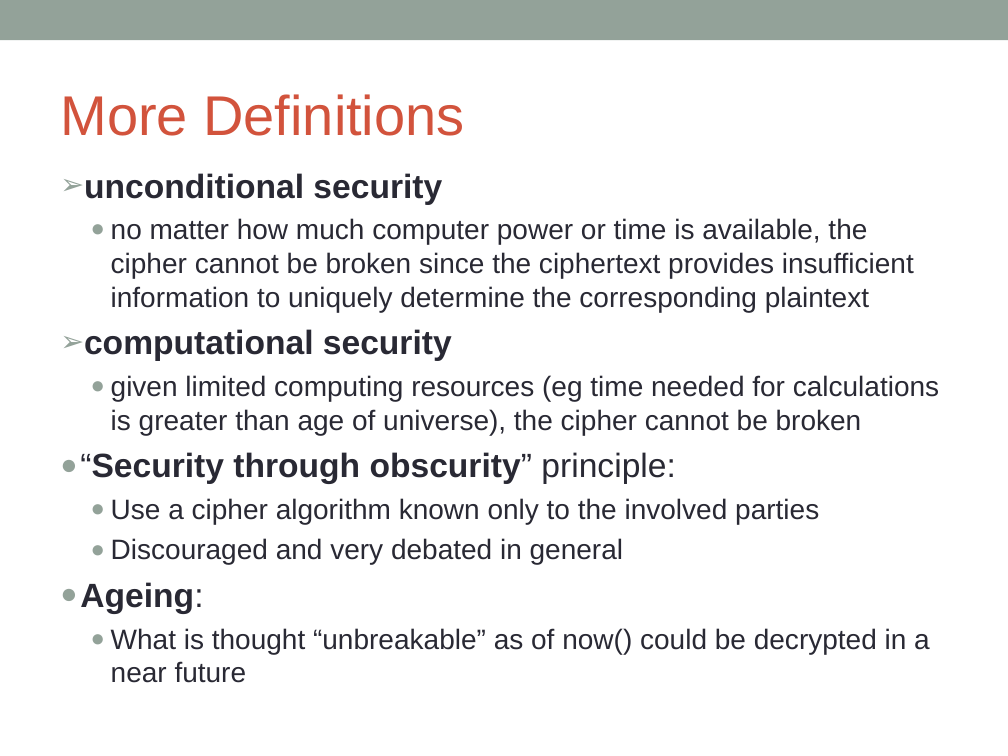
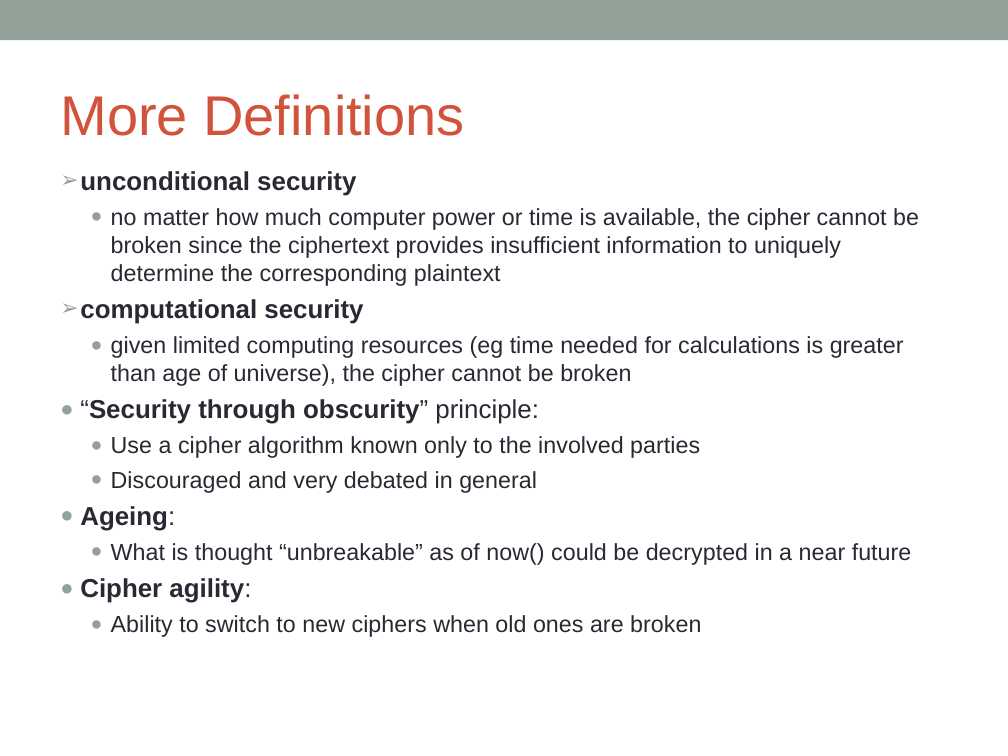
Before and after one commit to DeMaCS-UNICAL/NetworkSecurity, a slide deck: slide 17 of slides/ch02-SimmetricCryptography.ppt (slide 12 before the commit). Drawn at 1008x756 pixels with LibreOffice and Linux fonts; fonts in the diff are those of the drawing. Boxes give left, top, right and bottom in pixels: in the first picture for what was removed or moved away, otherwise in the second. Text is boxed around its words. In the diff, an @@ line names an element or a change of style, - is before the commit and + after.

```diff
--- a/slides/ch02-SimmetricCryptography.ppt
+++ b/slides/ch02-SimmetricCryptography.ppt
@@ text at <box>80,171,919,565</box>: size 24 to 18.5 pt in "unconditional security", "computational security", "“Security through obscurity” principle:", "Ageing:"; size 20 to 16.6 pt in "no matter how much computer power or ...", "given limited computing resources (eg time needed ...", "Use a cipher algorithm known only to ...", "Discouraged and very debated in general" and 1 more places; less space between paragraphs @@
@@ text at <box>80,578,701,637</box>: paragraphs added @@
+● Cipher agility:
+  ● Ability to switch to new ciphers when old ones are broken
```
Also in this commit, not shown: 16 other slides changed, 1 slide added, 1 other file.
